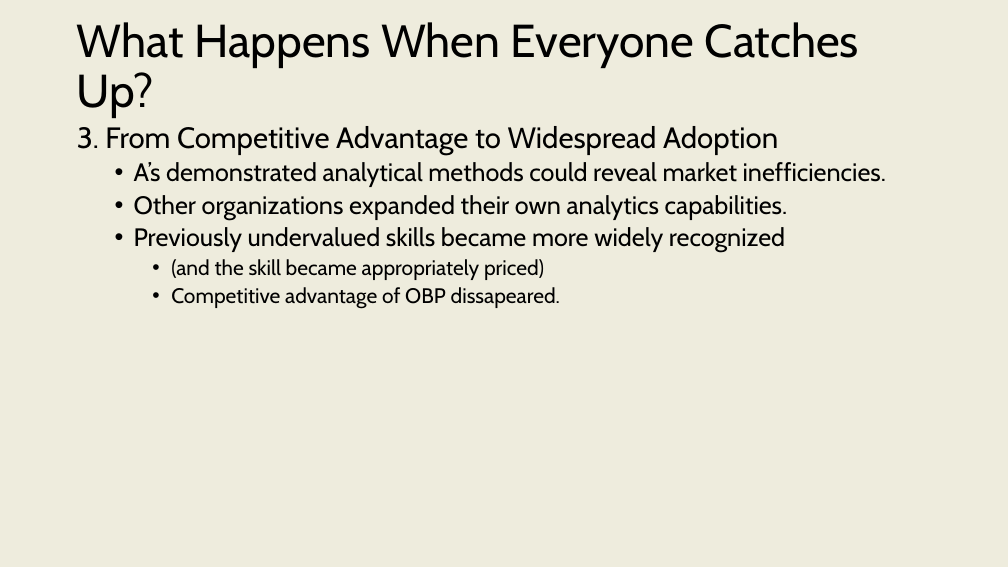
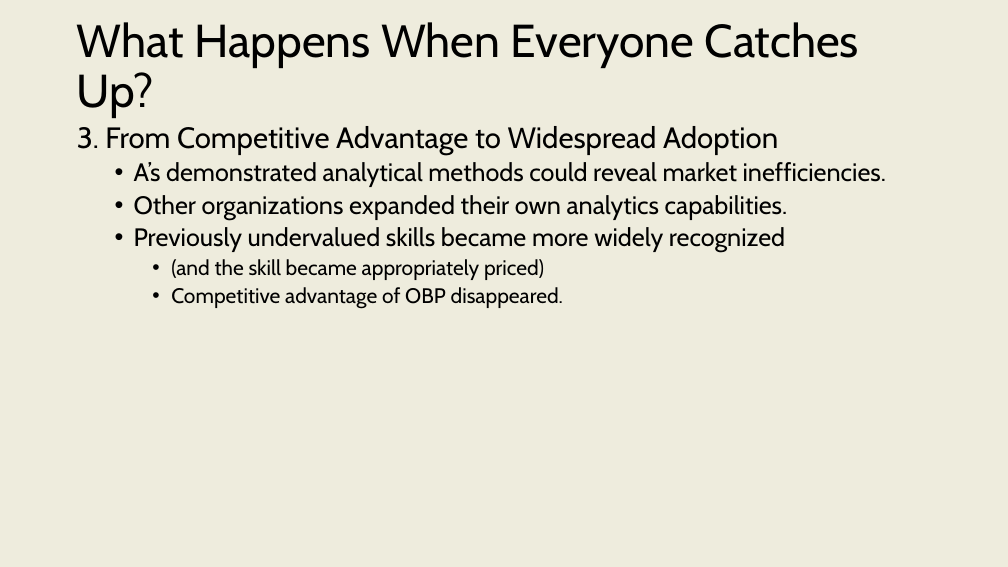
Before and after one commit to onishisaryu/HES-3000-Sports-Data-Analytics, a slide deck: slide 19 of pptx/Lecture1.pptx. Drawn at 1008x567 pixels with LibreOffice and Linux fonts; fonts in the diff are those of the drawing. Boxes give left, top, right and bottom in pixels: in the first picture for what was removed or moved away, otherwise in the second. Text is boxed around its words. In the diff, an @@ line names an element or a change of style, - is before the commit and + after.

```diff
--- a/pptx/Lecture1.pptx
+++ b/pptx/Lecture1.pptx
@@ text at bbox=[171, 287, 563, 309]: text changed @@
-    • Competitive advantage of OBP dissapeared.
+    • Competitive advantage of OBP disappeared.
```
Also in this commit, not shown: 1 other slide changed, 2 other files.
